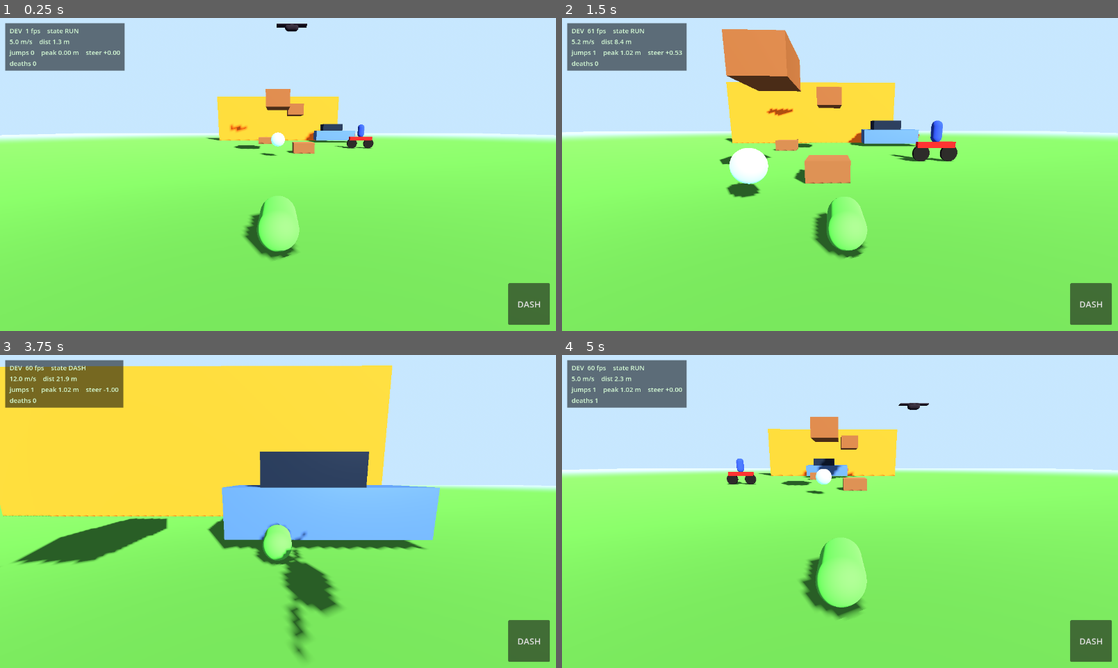
Above: before the commit, frames 1-4 (two rows, left to right).
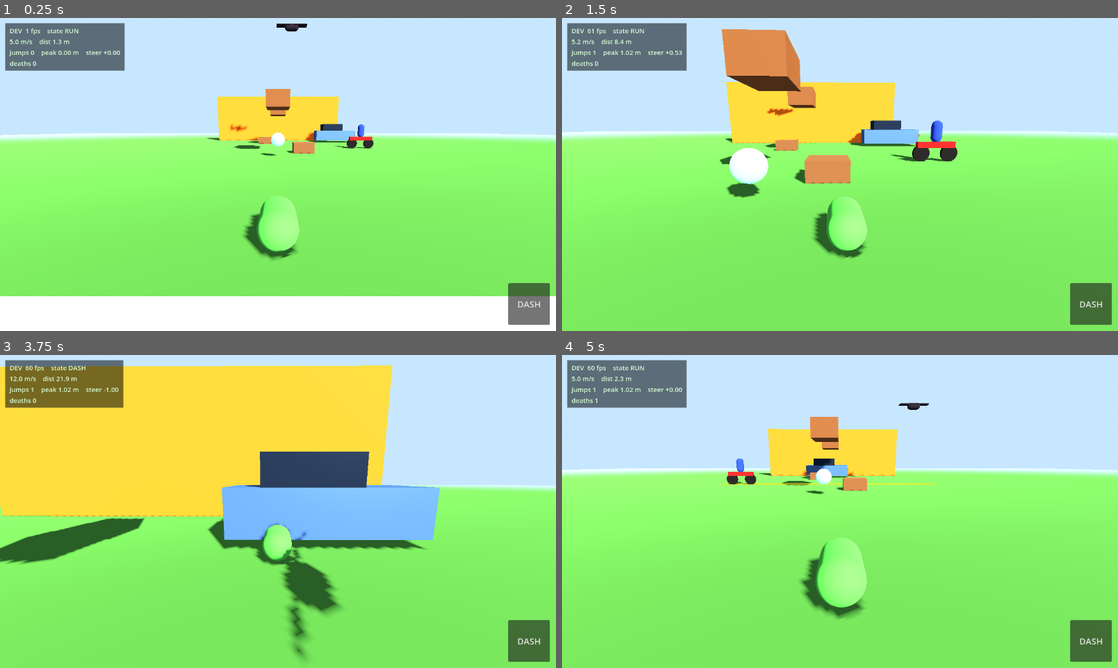
Above: after the commit, the same moments.

Repository: g-shankar/Gecko-run
Game: Godot game, scene res://scenes/main.tscn
Two runs of this game, one before a commit and one after it. Both use one fixed random seed, a clock stepped at 60 frames per second and the inputs below.
Inputs (mouse positions are in pixels of both pictures, inside the frame that each line leads up to):
- Up to frame 1 (0.25 s): no input
- Up to frame 2 (1.5 s): move the mouse to (962, 158) at 0.52 s; hold D (steer_right) 0.53-1.25 s; tap Shift (dash) at 0.6 s; click (962, 158) at 0.67 s; tap Space (jump) at 0.77, 1.07 s; drag from (728, 190) to (812, 237) at 1.27 s
- Up to frame 3 (3.75 s): move the mouse to (333, 442) at 2.02 s; hold D (steer_right) 2.03-2.75 s; tap Shift (dash) at 2.1, 3.6 s; drag from (250, 574) to (111, 464) at 2.77 s; move the mouse to (444, 558) at 3.52 s; hold A (steer_left) from 3.53 s (still down)
- Up to frame 4 (5 s): tap Space (jump) at 3.77, 4.07 s; release A (steer_left) at 4.25 s; drag from (673, 464) to (756, 433) at 4.27 s

The runs differ from the first frame. In frame 1, 11% of the frame differs, in the area x 0-100%, y 27-100%; in frame 2, 0.7%; in frame 3, 1.8%; in frame 4, 0.6%.

Commit message:
P13: level as data - Level spawns route from LevelData (14/14)

Diff:
--- a/scenes/main.tscn
+++ b/scenes/main.tscn
@@ -7,6 +7,7 @@
 [ext_resource type="Script" path="res://scripts/systems/car.gd" id="5"]
 [ext_resource type="Script" path="res://scripts/systems/bird.gd" id="6"]
 [ext_resource type="Script" path="res://scripts/systems/shield_pickup.gd" id="7"]
+[ext_resource type="Script" path="res://scripts/systems/level.gd" id="8"]
 
 [sub_resource type="ProceduralSkyMaterial" id="ProceduralSkyMaterial_1"]
 sky_top_color = Color(0.3, 0.52, 0.88, 1)
@@ -118,38 +119,17 @@
 [node name="MeshInstance3D" type="MeshInstance3D" parent="PlanterBoxB"]
 mesh = SubResource("BoxMesh_planter")
 
-[node name="FootstepA" type="Area3D" parent="."]
-position = Vector3(0, 0, -6)
-script = ExtResource("3")
-
-[node name="FootstepB" type="Area3D" parent="."]
-position = Vector3(1.5, 0, -13)
-script = ExtResource("3")
-
-[node name="Bicycle" type="Area3D" parent="."]
-position = Vector3(0, 0, -9)
-script = ExtResource("4")
-
-[node name="BackingCar" type="Area3D" parent="."]
-position = Vector3(6, 0, -17)
-script = ExtResource("5")
-
-[node name="Bird" type="Area3D" parent="."]
-position = Vector3(0, 0, -11)
-script = ExtResource("6")
-
-[node name="ShieldPickup" type="Area3D" parent="."]
-position = Vector3(0, 0, -4)
-script = ExtResource("7")
-
-[node name="TestWall" type="StaticBody3D" parent="." groups=["climbable"]]
+[node name="Fence" type="StaticBody3D" parent="." groups=["climbable"]]
 position = Vector3(0, 2.5, -20)
 
-[node name="CollisionShape3D" type="CollisionShape3D" parent="TestWall"]
+[node name="CollisionShape3D" type="CollisionShape3D" parent="Fence"]
 shape = SubResource("BoxShape3D_testwall")
 
-[node name="MeshInstance3D" type="MeshInstance3D" parent="TestWall"]
+[node name="MeshInstance3D" type="MeshInstance3D" parent="Fence"]
 mesh = SubResource("BoxMesh_testwall")
+
+[node name="Level" type="Node3D" parent="."]
+script = ExtResource("8")
 
 [node name="Gecko" parent="." instance=ExtResource("1")]
 position = Vector3(0, 0.2, 6)
--- a/scripts/systems/level.gd
+++ b/scripts/systems/level.gd
@@ -15,18 +15,9 @@
 	"car": "res://scripts/systems/car.gd",
 }
 
-const HAZARD_NAMES := {
-	"shield": "ShieldPickup",
-	"footstep": "Footstep", # + A/B/C per instance.
-	"bicycle": "Bicycle",
-	"bird": "Bird",
-	"car": "BackingCar",
-}
-
 @export var level_data: Resource ## A LevelData (level_data.gd). Null = default route.
 
 var spawned: Array[Node3D] = [] ## Every hazard/pickup this level created.
-var _type_counts := {} ## How many of each type spawned (for A/B names).
 
 
 func _ready() -> void:
@@ -46,14 +37,7 @@
 		return
 	var hazard: Area3D = (load(script_path) as Script).new()
 	hazard.position = spawn.get("pos", Vector3.ZERO)
-	# Stable names (FootstepA, Bicycle, ...) so tests and debuggers can
-	# find them under Level/.
-	var count: int = int(_type_counts.get(type, 0)) + 1
-	_type_counts[type] = count
-	var base_name: String = HAZARD_NAMES.get(type, type.capitalize())
-	if count > 1 or type == "footstep":
-		base_name += String.chr(64 + count) # A, B, C...
-	hazard.name = base_name
+	hazard.name = "%s_%s" % [type.capitalize(), str(spawn.get("pos", Vector3.ZERO))]
 	add_child(hazard)
 	spawned.append(hazard)
 
--- a/tests/test_p13.gd
+++ b/tests/test_p13.gd
@@ -23,16 +23,6 @@
 		return
 	var main: Node = packed.instantiate()
 	root.add_child(main)
-	# P14: the GameState autoload starts in READY (start screen). Tests
-	# bypass it: wait a beat for it to load, then remove it so the gecko
-	# runs immediately (gs==null means "just run").
-	for _i in 10:
-		await process_frame
-		if root.has_node("GameState"):
-			break
-	var _gs: Node = root.get_node_or_null("GameState")
-	if _gs != null:
-		_gs.queue_free()
 	for i in 32:
 		await process_frame
 
@@ -81,7 +71,7 @@
 	var respawned := false
 	for i in int(6.0 * 60.0):
 		await process_frame
-		if int(gecko.get("state")) != 6: # 6 == MoveState.DEAD
+		if int(gecko.get("state")) != 4: # 4 == MoveState.DEAD
 			respawned = true
 			break
 	check(respawned, "gecko actually respawns after death")
